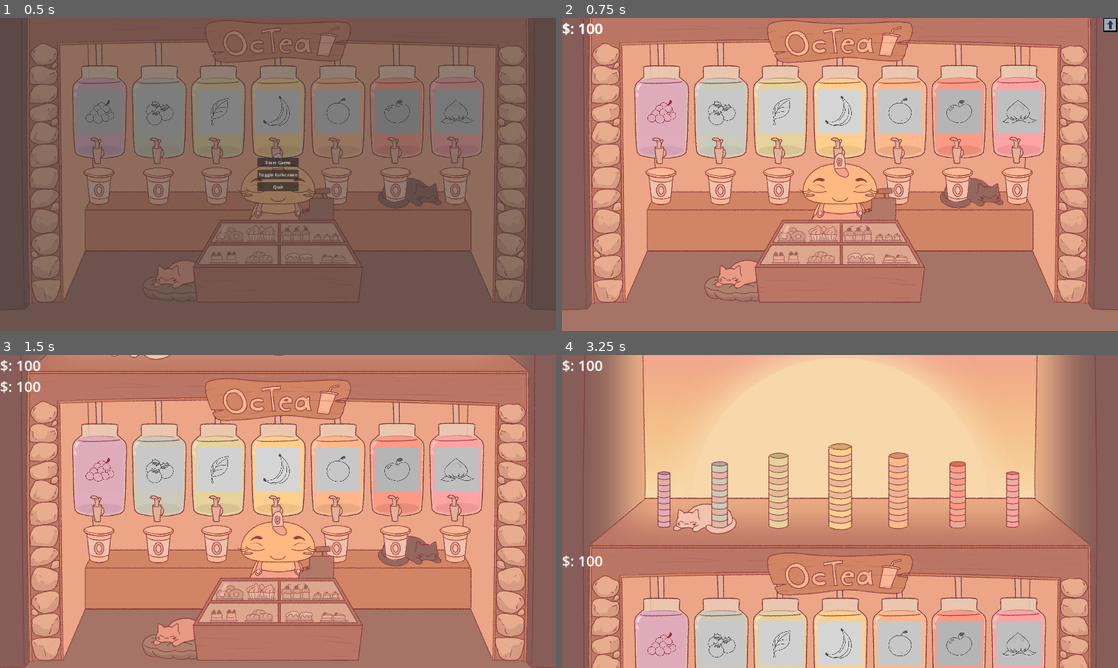
Above: before the commit, frames 1-4 (two rows, left to right).
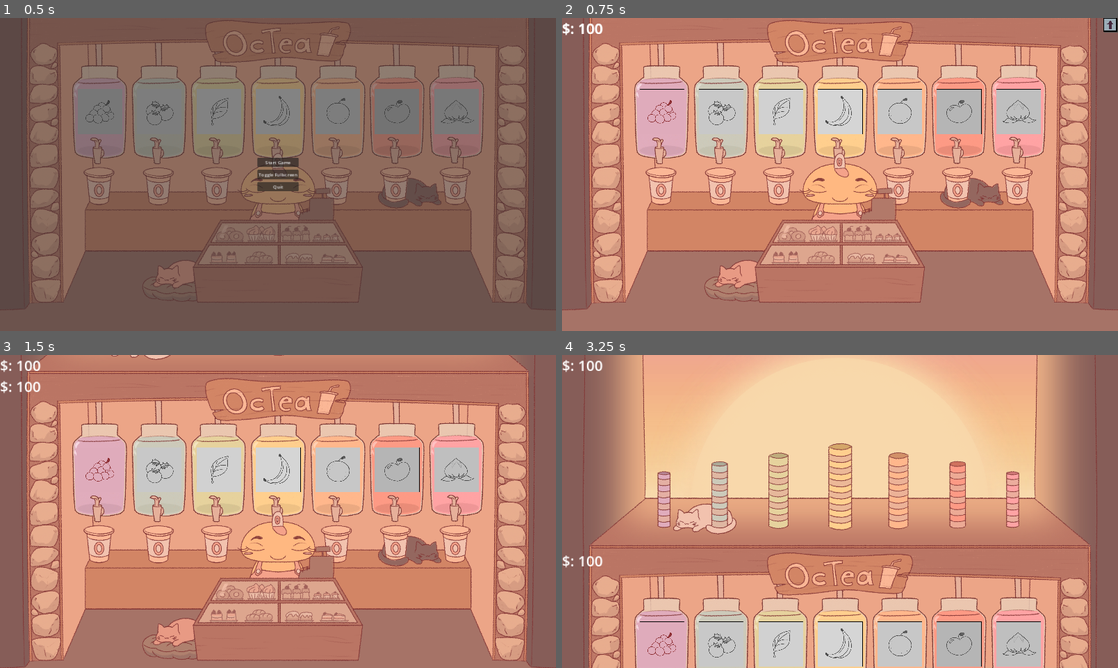
Above: after the commit, the same moments.

Repository: Spedinja/GGJ25
Game: Godot game, scene res://scenes/main_menu.tscn
The game is run twice, just before and just after one commit, with the same random seed, the same clock (stepped at 60 frames per second) and the same inputs. Sound files missing from this copy of the repository are replaced by a short silence.
Inputs (mouse positions are in pixels of both pictures, inside the frame that each line leads up to):
- Up to frame 1 (0.5 s): no input
- Up to frame 2 (0.75 s): click "Start Game" at 0.5 s
- Up to frame 3 (1.5 s): click (550, 361) at 1.25 s
- Up to frame 4 (3.25 s): click (706, 574) at 2 s; click (1112, 661) at 2.75 s

Frame 1 is identical in both runs. In frame 2, 0.2% of the frame differs, in the area x 14-87%, y 22-38%; in frame 3, less than 0.1%; in frame 4, 0.2%.

Commit message:
add button outline shader and added it to texture buttons

Diff:
--- a/scenes/player_area.tscn
+++ b/scenes/player_area.tscn
@@ -18,6 +18,7 @@
 [ext_resource type="Texture2D" uid="uid://dioeje56ptxt8" path="res://sprites/MachineIcons/Icon_Machine_ 5a.png" id="12_d7ijb"]
 [ext_resource type="Texture2D" uid="uid://dbmlm0t3eb26l" path="res://sprites/MachineIcons/Icon_Machine_ 6a.png" id="13_ce2n2"]
 [ext_resource type="Texture2D" uid="uid://diusxp3a0volv" path="res://sprites/MachineIcons/Icon_Machine_ 2b.png" id="13_mpu0g"]
+[ext_resource type="Shader" path="res://scripts/outline.gdshader" id="13_sfoo4"]
 [ext_resource type="Texture2D" uid="uid://cl0u1mykw5oe3" path="res://sprites/MachineIcons/Icon_Machine_ 7a.png" id="14_25fue"]
 [ext_resource type="Texture2D" uid="uid://bxkxark5fc14w" path="res://sprites/MachineIcons/Icon_Machine_ 3b.png" id="15_3ls3x"]
 [ext_resource type="Texture2D" uid="uid://cogm7ey4bthub" path="res://sprites/tmp_btn_up_normal.png" id="15_800g8"]
@@ -31,6 +32,12 @@
 
 [sub_resource type="RectangleShape2D" id="RectangleShape2D_nf55l"]
 size = Vector2(22.4824, 20)
+
+[sub_resource type="ShaderMaterial" id="ShaderMaterial_38w0d"]
+shader = ExtResource("13_sfoo4")
+shader_parameter/color = Color(0, 0, 0, 1)
+shader_parameter/width = 5.0
+shader_parameter/feather = 1.0
 
 [node name="PlayerArea" type="Node2D"]
 script = ExtResource("1_muuwv")
@@ -176,42 +183,49 @@
 metadata/_edit_use_anchors_ = true
 
 [node name="btnUpgrade1" type="TextureButton" parent="ShopArea/ShopArea_UI/ShopContainer" groups=["bubbles"]]
+material = SubResource("ShaderMaterial_38w0d")
 layout_mode = 2
 texture_normal = ExtResource("11_btw05")
 texture_disabled = ExtResource("8_ts1rx")
 stretch_mode = 0
 
 [node name="btnUpgrade2" type="TextureButton" parent="ShopArea/ShopArea_UI/ShopContainer"]
+material = SubResource("ShaderMaterial_38w0d")
 layout_mode = 2
 disabled = true
 texture_normal = ExtResource("13_mpu0g")
 texture_disabled = ExtResource("9_l13h3")
 
 [node name="btnUpgrade3" type="TextureButton" parent="ShopArea/ShopArea_UI/ShopContainer"]
+material = SubResource("ShaderMaterial_38w0d")
 layout_mode = 2
 disabled = true
 texture_normal = ExtResource("15_3ls3x")
 texture_disabled = ExtResource("10_gb3aa")
 
 [node name="btnUpgrade4" type="TextureButton" parent="ShopArea/ShopArea_UI/ShopContainer"]
+material = SubResource("ShaderMaterial_38w0d")
 layout_mode = 2
 disabled = true
 texture_normal = ExtResource("17_ksanp")
 texture_disabled = ExtResource("11_gu1w1")
 
 [node name="btnUpgrade5" type="TextureButton" parent="ShopArea/ShopArea_UI/ShopContainer"]
+material = SubResource("ShaderMaterial_38w0d")
 layout_mode = 2
 disabled = true
 texture_normal = ExtResource("19_3rg8w")
 texture_disabled = ExtResource("12_d7ijb")
 
 [node name="btnUpgrade6" type="TextureButton" parent="ShopArea/ShopArea_UI/ShopContainer"]
+material = SubResource("ShaderMaterial_38w0d")
 layout_mode = 2
 disabled = true
 texture_normal = ExtResource("21_1lw61")
 texture_disabled = ExtResource("13_ce2n2")
 
 [node name="btnUpgrade7" type="TextureButton" parent="ShopArea/ShopArea_UI/ShopContainer"]
+material = SubResource("ShaderMaterial_38w0d")
 layout_mode = 2
 disabled = true
 texture_normal = ExtResource("23_gaul0")
--- /dev/null
+++ b/scripts/outline.gdshader
@@ -0,0 +1,49 @@
+shader_type canvas_item;
+
+uniform vec4 color : source_color = vec4(1.0);
+uniform float width : hint_range(0, 10) = 1.0;
+uniform float feather : hint_range(0, 1) = 0.5; // New uniform for feathering
+
+void vertex() {
+    VERTEX += (UV * 2.0 - 1.0) * width;
+}
+
+bool hasContraryNeighbour(vec2 uv, vec2 texture_pixel_size, sampler2D texture) {
+    for (float i = -ceil(width); i <= ceil(width); i++) {
+        float x = abs(i) > width ? width * sign(i) : i;
+        float offset;
+
+        offset = width;
+
+        for (float j = -ceil(offset); j <= ceil(offset); j++) {
+            float y = abs(j) > offset ? offset * sign(j) : j;
+            vec2 xy = uv + texture_pixel_size * vec2(x, y);
+
+            if ((xy != clamp(xy, vec2(0.0), vec2(1.0)) || texture(texture, xy).a <= 0.0) == false) {
+                return true;
+            }
+        }
+    }
+    return false;
+}
+
+void fragment() {
+    vec2 uv = UV;
+    vec2 texture_pixel_size = vec2(1.0) / (vec2(1.0) / TEXTURE_PIXEL_SIZE + vec2(width * 2.0));
+    uv = (uv - texture_pixel_size * width) * TEXTURE_PIXEL_SIZE / texture_pixel_size;
+
+    if (uv != clamp(uv, vec2(0.0), vec2(1.0))) {
+        COLOR.a = 0.0;
+    } else {
+        COLOR = texture(TEXTURE, uv);
+    }
+
+    if ((COLOR.a > 0.0) == false && hasContraryNeighbour(uv, TEXTURE_PIXEL_SIZE, TEXTURE)) {
+        vec2 center_uv = UV;
+        float distance_to_edge = length(center_uv - uv) / width;
+        float fade_factor = smoothstep(1.0, 1.0 - feather, distance_to_edge);
+
+        COLOR.rgb = mix(COLOR.rgb, color.rgb, color.a * fade_factor);
+        COLOR.a += (1.0 - COLOR.a) * color.a * fade_factor;
+    }
+}
Not shown: 1 places in scenes/player_area.tscn that only renumber resources
